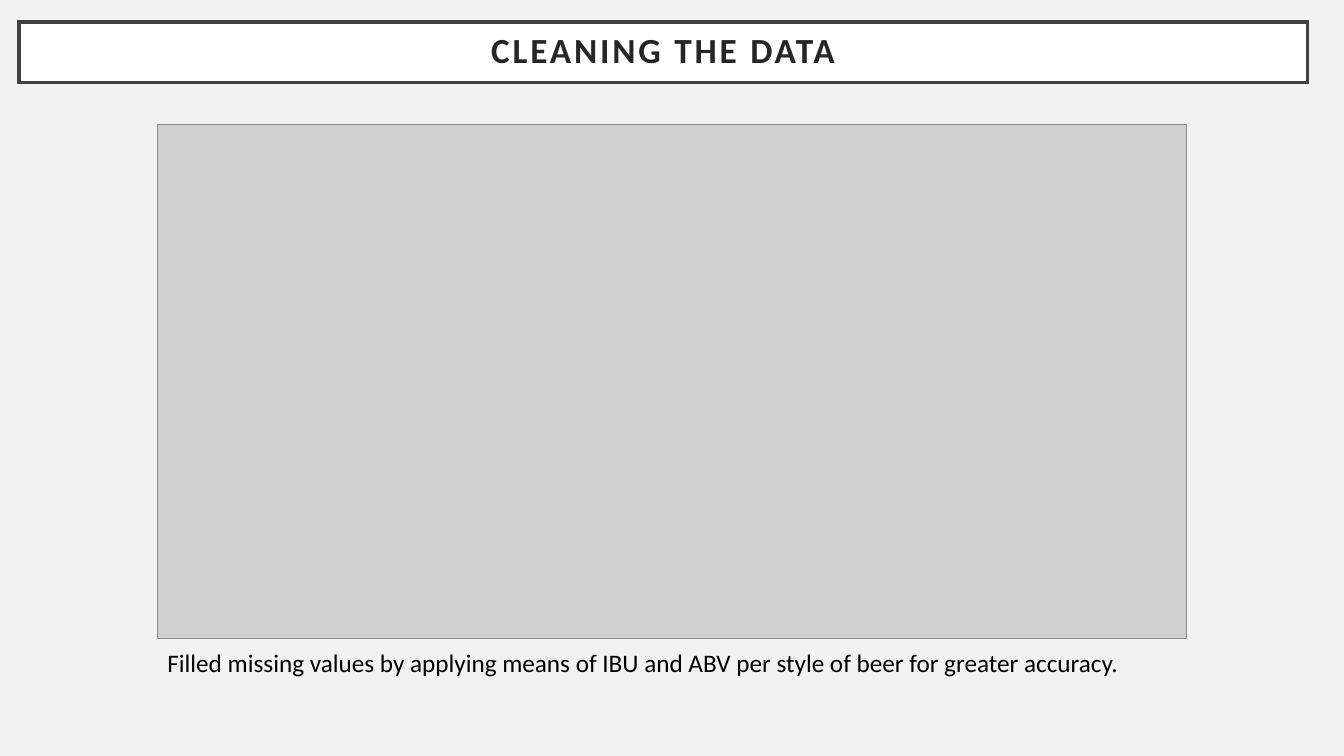
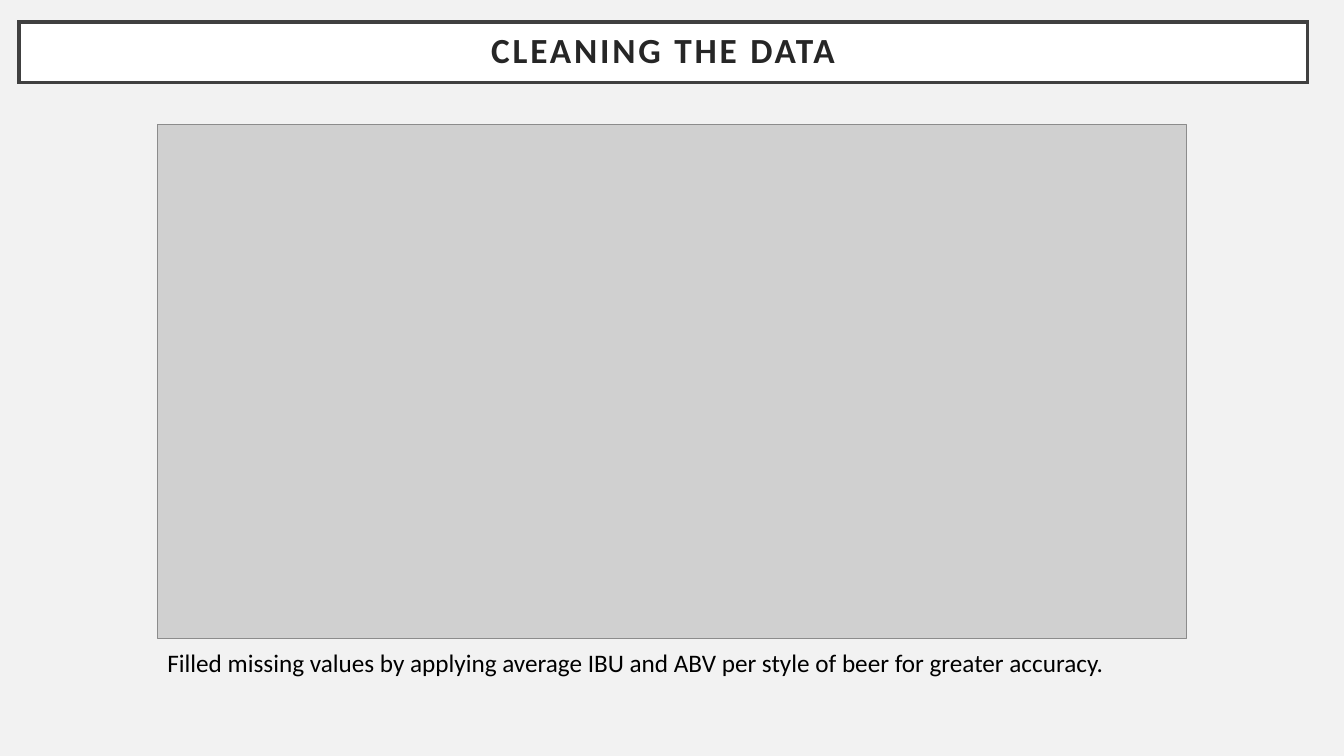
Before and after one commit to bensonnd/DS6306_David_Neil_Project_1, a slide deck: slide 4 of Analysis Presentations/Case Study 1 - David Wei, Neil Benson.pptx. Drawn at 1344x756 pixels with LibreOffice and Linux fonts; fonts in the diff are those of the drawing; grey boxes stand for pictures. Boxes give left, top, right and bottom in pixels: in the first picture for what was removed or moved away, otherwise in the second. Text is boxed around its words. In the diff, an @@ line names an element or a change of style, - is before the commit and + after.

```diff
--- a/Analysis Presentations/Case Study 1 - David Wei, Neil Benson.pptx
+++ b/Analysis Presentations/Case Study 1 - David Wei, Neil Benson.pptx
@@ text at <box>167,654,1103,677</box>: text changed @@
-Filled missing values by applying means of IBU and ABV per style of beer for greater accuracy.
+Filled missing values by applying average IBU and ABV per style of beer for greater accuracy.
```
Also in this commit, not shown: 4 other slides changed.
